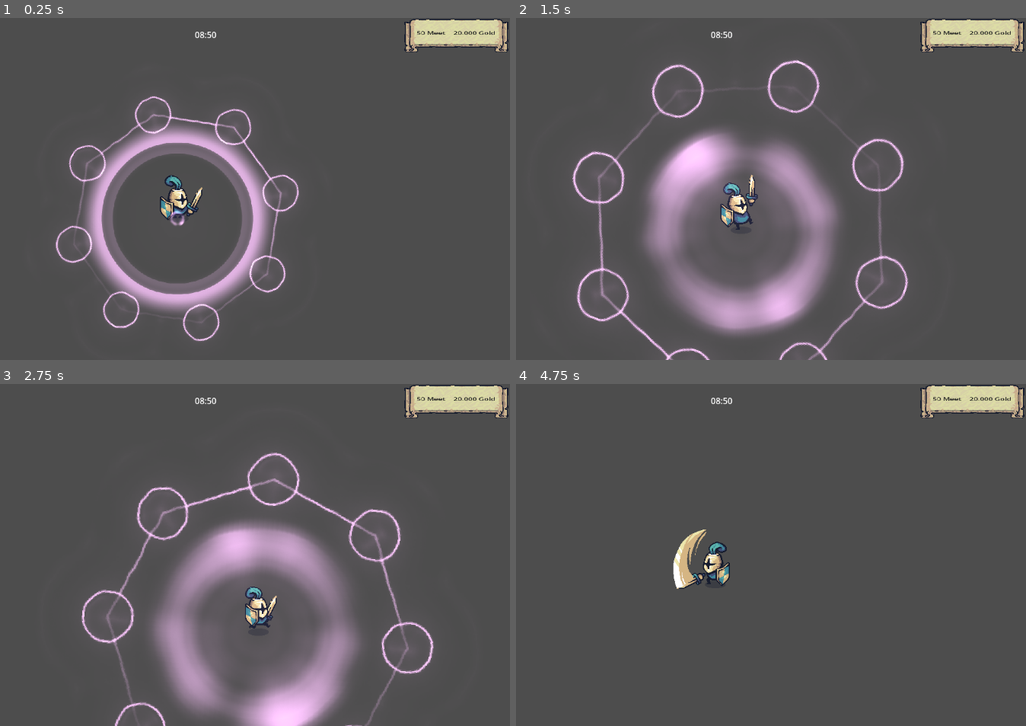
Above: before the commit, frames 1-4 (two rows, left to right).
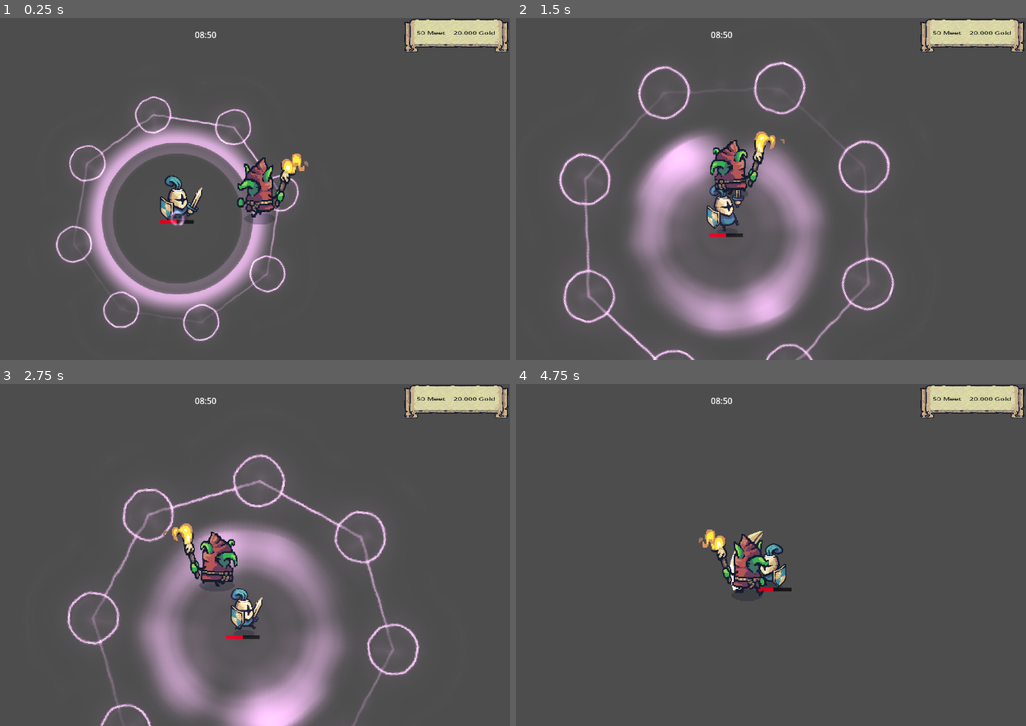
Above: after the commit, the same moments.

Repository: Ruteski/tiny-swords
Game: Godot game, scene res://test_scenes/test_ui.tscn
Two runs of this game, one before a commit and one after it. Both use one fixed random seed, a clock stepped at 60 frames per second and the inputs below. The project has no main scene, so this scene is started directly.
Inputs (mouse positions are in pixels of both pictures, inside the frame that each line leads up to):
- Up to frame 1 (0.25 s): no input
- Up to frame 2 (1.5 s): move the mouse to (857, 171) at 0.52 s; hold D (move_right) 0.53-1.28 s; click (857, 171) at 0.6 s; move the mouse to (602, 206) at 1.27 s; hold Down (move_down) from 1.28 s (still down); click (602, 206) at 1.35 s
- Up to frame 3 (2.75 s): move the mouse to (265, 479) at 2.02 s; release Down (move_down) at 2.03 s; hold D (move_right) from 2.03 s (still down); click (265, 479) at 2.1 s
- Up to frame 4 (4.75 s): move the mouse to (689, 623) at 2.77 s; release D (move_right) at 2.78 s; hold Up (move_up) 2.78-3.53 s; click (689, 623) at 2.85 s; move the mouse to (903, 606) at 3.52 s; hold Left (move_left) from 3.53 s (still down); click (903, 606) at 3.6 s; move the mouse to (541, 503) at 4.27 s; click (541, 503) at 4.35 s

The runs differ from the first frame. In frame 1, 1.4% of the frame differs, in the area x 31-61%, y 39-61%; in frame 2, 16%; in frame 3, 16%, in the area x 13-86%, y 19-100%; in frame 4, 2.6%.

Commit message:
criado progressbar de vida do player

Diff:
--- a/player/player.gd
+++ b/player/player.gd
@@ -6,6 +6,7 @@
 @onready var sprite: Sprite2D = $Sprite2D
 @onready var sword_area: Area2D = $SwordArea
 @onready var hitbox_area: Area2D = $HitboxArea
+@onready var health_progress_bar: ProgressBar = $HealthProgressBar
 
 @export_category("Movement")
 @export var speed: int = 3 # ou coloco 3 e multiplico la embaixo por 100?
@@ -68,6 +69,9 @@
 	# Ritual
 	update_ritual(delta)
 
+	# atualiza healt bar
+	health_progress_bar.max_value = max_health
+	health_progress_bar.value = health
 
 
 func update_attack_cooldown(delta: float) -> void:
--- a/player/player.tscn
+++ b/player/player.tscn
@@ -259,6 +259,12 @@
 radius = 6.23234
 height = 17.7338
 
+[sub_resource type="StyleBoxFlat" id="StyleBoxFlat_a2xy7"]
+bg_color = Color(0, 0, 0, 0.694118)
+
+[sub_resource type="StyleBoxFlat" id="StyleBoxFlat_1feui"]
+bg_color = Color(0.843856, 0, 0.115275, 1)
+
 [node name="Player" type="CharacterBody2D" groups=["player"]]
 script = ExtResource("1_sne30")
 death_prefab = ExtResource("2_vgyfb")
@@ -275,6 +281,7 @@
 vframes = 8
 
 [node name="CollisionShape2D" type="CollisionShape2D" parent="."]
+visible = false
 position = Vector2(0, -32)
 shape = SubResource("CapsuleShape2D_xdeoj")
 debug_color = Color(0, 0.6, 0.701961, 0.196078)
@@ -286,6 +293,7 @@
 autoplay = "idle"
 
 [node name="SwordArea" type="Area2D" parent="."]
+visible = false
 
 [node name="CollisionShape2D" type="CollisionShape2D" parent="SwordArea"]
 position = Vector2(4, -38)
@@ -293,9 +301,27 @@
 debug_color = Color(0.972549, 0.0313726, 0.423529, 0)
 
 [node name="HitboxArea" type="Area2D" parent="."]
+visible = false
 
 [node name="CollisionShape2D" type="CollisionShape2D" parent="HitboxArea"]
 position = Vector2(1, -29)
 scale = Vector2(3.36952, 3.72171)
 shape = SubResource("CapsuleShape2D_3eumv")
 debug_color = Color(1, 0.0196078, 0.0862745, 0.423529)
+
+[node name="HealthProgressBar" type="ProgressBar" parent="."]
+anchors_preset = 5
+anchor_left = 0.5
+anchor_right = 0.5
+offset_left = -33.0
+offset_top = 3.0
+offset_right = 31.0
+offset_bottom = 19.0
+grow_horizontal = 2
+scale = Vector2(1.00173, 0.439999)
+theme_override_styles/background = SubResource("StyleBoxFlat_a2xy7")
+theme_override_styles/fill = SubResource("StyleBoxFlat_1feui")
+step = 1.0
+value = 100.0
+rounded = true
+show_percentage = false
--- a/test_scenes/test_ui.tscn
+++ b/test_scenes/test_ui.tscn
@@ -1,7 +1,8 @@
-[gd_scene load_steps=6 format=3 uid="uid://co52d0kusajy3"]
+[gd_scene load_steps=7 format=3 uid="uid://co52d0kusajy3"]
 
 [ext_resource type="PackedScene" uid="uid://bmkbr783kti7e" path="res://player/player.tscn" id="1_gg57r"]
 [ext_resource type="Texture2D" uid="uid://01giuwulh5w5" path="res://addons/Tiny Swords/UI/Banners/Banner_Horizontal.png" id="2_4khiu"]
+[ext_resource type="PackedScene" uid="uid://j47qakf115vr" path="res://enemies/goblin.tscn" id="3_1e67p"]
 
 [sub_resource type="StyleBoxTexture" id="StyleBoxTexture_jujgl"]
 texture = ExtResource("2_4khiu")
@@ -97,3 +98,6 @@
 label_settings = SubResource("LabelSettings_vkwd3")
 horizontal_alignment = 1
 vertical_alignment = 1
+
+[node name="Goblin" parent="." instance=ExtResource("3_1e67p")]
+position = Vector2(688, 373)
Not shown: 1 places in player/player.tscn that only renumber resources
